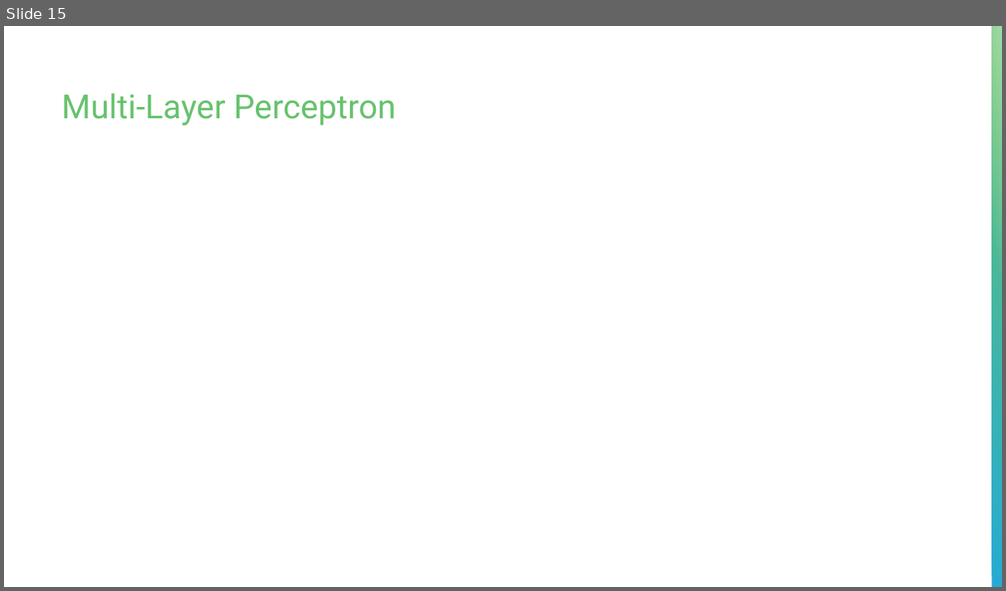
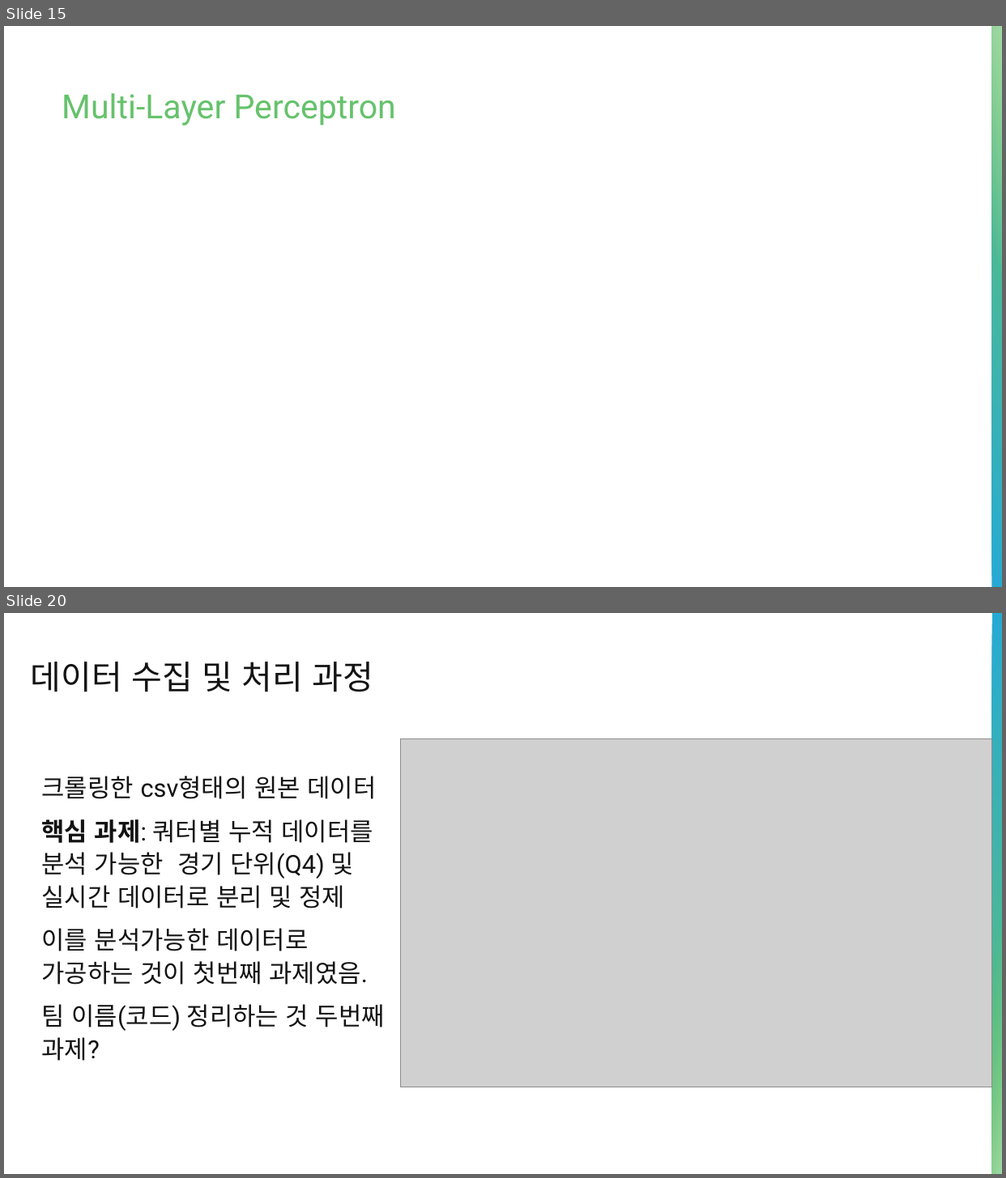
Before and after one commit to MinChanJu/sports_win_rate_analyze, a slide deck: reference/MLP.pptx. Shown one above the other, each under a label of ours: slide 15 before the commit, slides 15 and 20 after it; the slides between them are not shown. The pictures are 1006x591 and 1006x1178 pixels, drawn with LibreOffice and Linux fonts; fonts in the diff are those of the drawing; grey boxes stand for pictures. Boxes give left, top, right and bottom in pixels: in the first picture for what was removed or moved away, otherwise in the second. Text is boxed around its words. In the diff, an @@ line names an element or a change of style, - is before the commit and + after.

```diff
--- a/reference/MLP.pptx
+++ b/reference/MLP.pptx
@@ slide 20 added at <box>4,613,1002,1174</box>, background #FFFFFF @@
@@ rectangle added at <box>992,613,1002,1174</box>, fill gradient #25AAD5 to #66C26C @@
@@ title added at <box>31,662,374,692</box>, 32 pt, text #131313 @@
+데이터 수집 및 처리 과정
@@ picture added at <box>401,739,992,1088</box> @@
@@ text added at <box>42,776,385,1061</box>, 24 pt, text #131313 @@
+크롤링한 csv형태의 원본 데이터
+핵심 과제: 쿼터별 누적 데이터를 분석 가능한 경기 단위(Q4) 및 실시간 데이터로 분리 및 정제
+이를 분석가능한 데이터로 가공하는 것이 첫번째 과제였음.
+팀 이름(코드) 정리하는 것 두번째 과제?
@@ rectangle added at <box>992,902,1002,1174</box>, fill gradient #66C26C to #A3DAA7 @@
```
Also in this commit, not shown: 2 slides changed, 5 other slides added, 3 other files.
